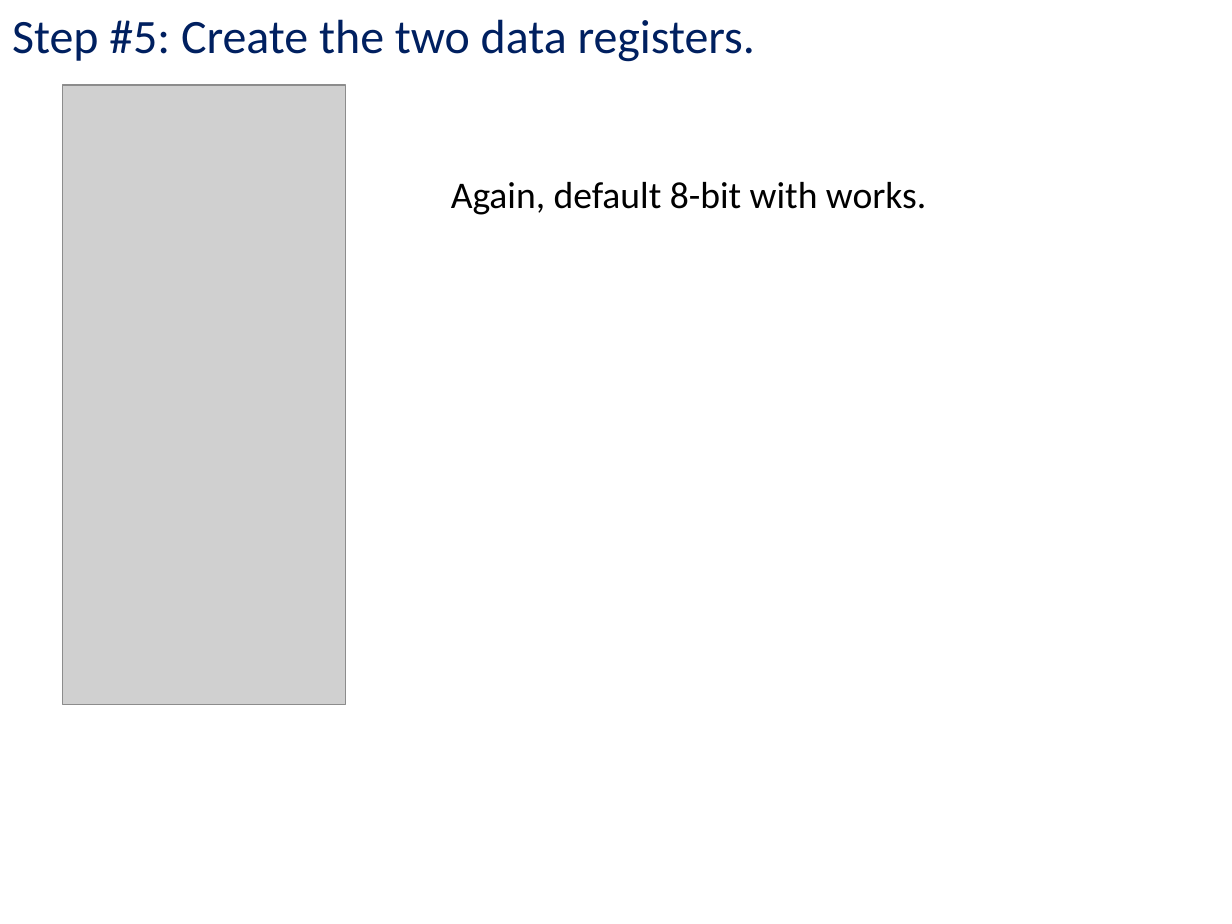
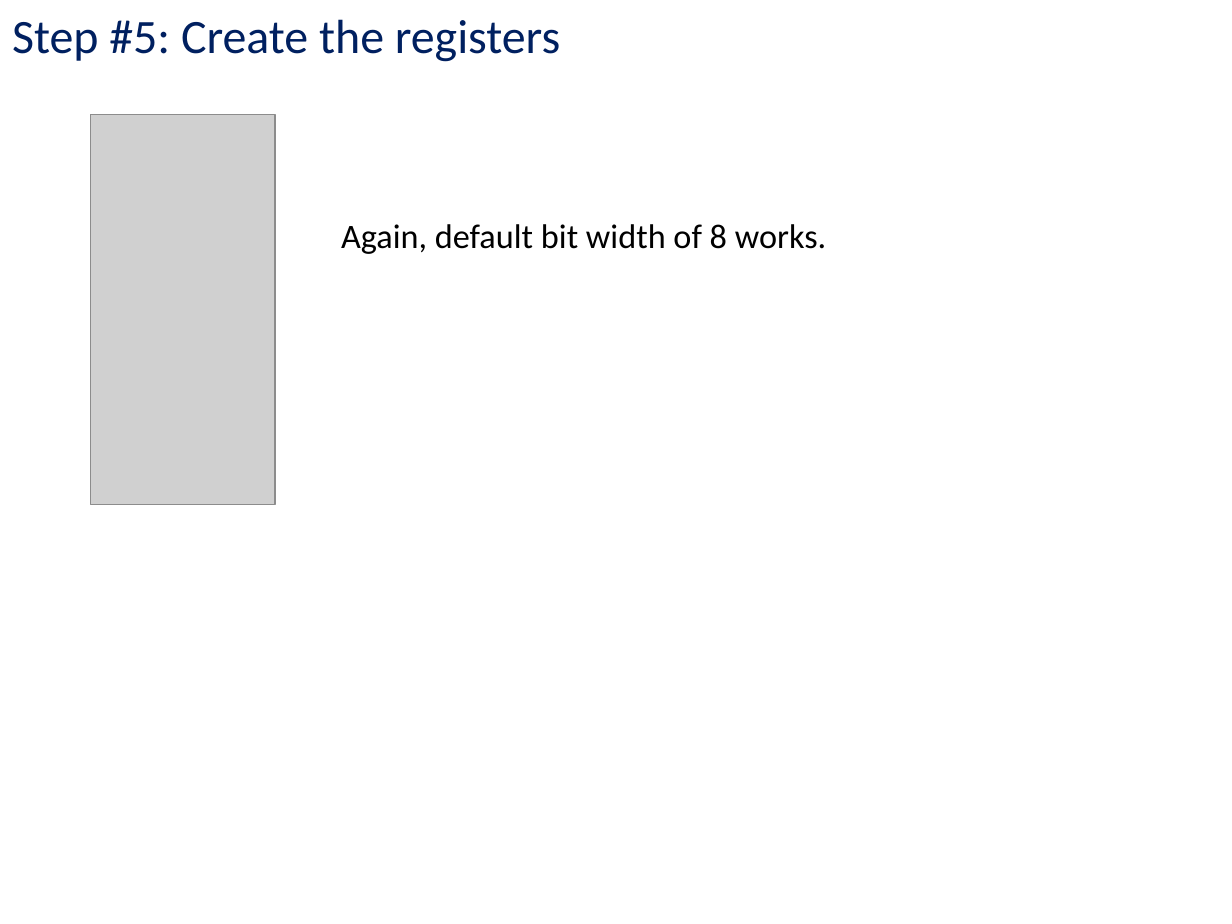
Before and after one commit to kc13/CS447TK, a slide deck: slide 6 of cs447tk_rec_lab10_apr2.pptx. Drawn at 1232x924 pixels with LibreOffice and Linux fonts; fonts in the diff are those of the drawing; grey boxes stand for pictures. Boxes give left, top, right and bottom in pixels: in the first picture for what was removed or moved away, otherwise in the second. Text is boxed around its words. In the diff, an @@ line names an element or a change of style, - is before the commit and + after.

```diff
--- a/cs447tk_rec_lab10_apr2.pptx
+++ b/cs447tk_rec_lab10_apr2.pptx
@@ text at <box>12,19,560,62</box>: text changed @@
-Step #5: Create the two data registers.
+Step #5: Create the registers
@@ picture removed at <box>63,85,346,705</box> @@
@@ picture added at <box>91,115,276,505</box> @@
@@ text at <box>341,224,827,254</box>: text changed; size 22 to 20 pt @@
-Again, default 8-bit with works.
+Again, default bit width of 8 works.
```
Also in this commit, not shown: 3 other slides changed, 7 slides removed.
